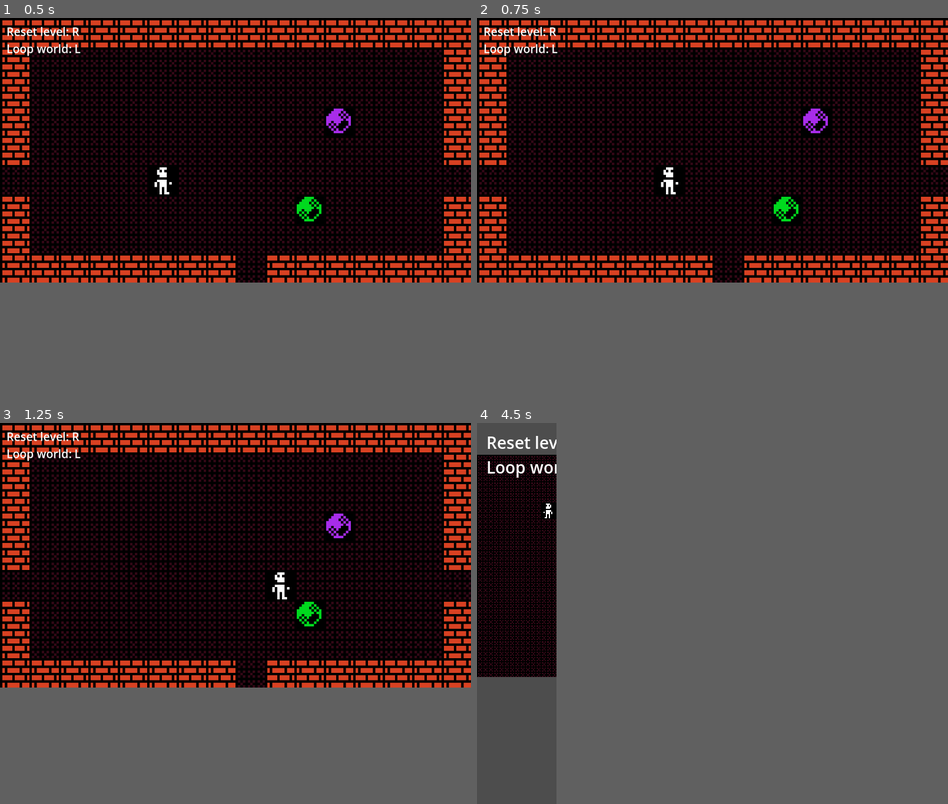
Above: before the commit, frames 1-4 (two rows, left to right).
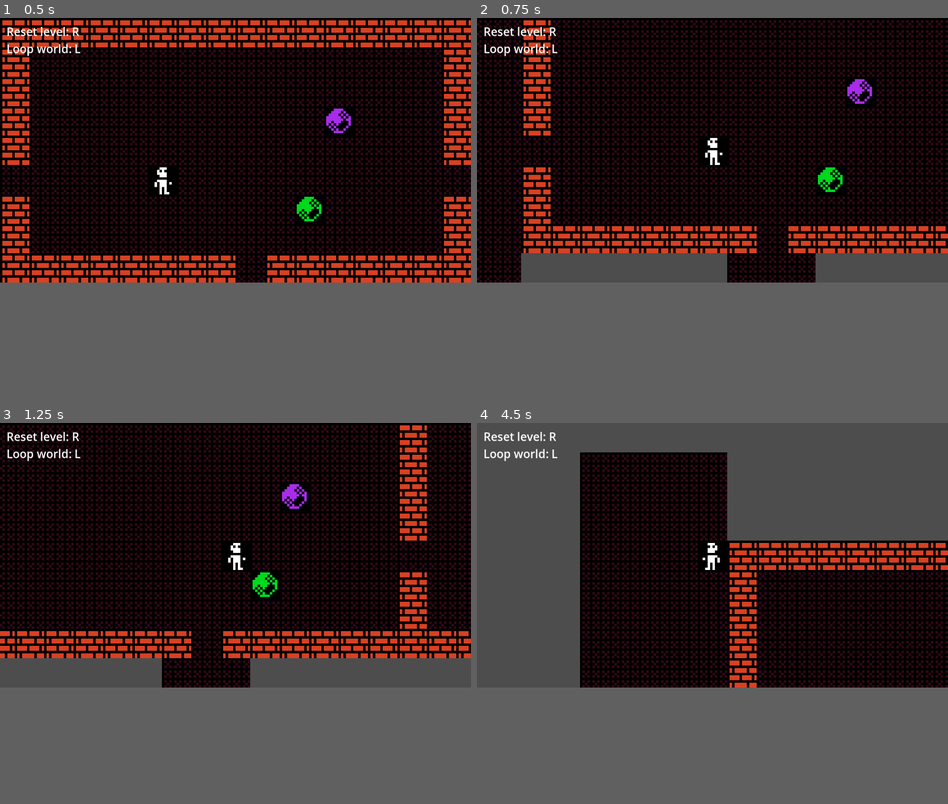
Above: after the commit, the same moments.

Repository: janhrastnik/gmtk2025
Game: Godot game, scene res://scenes/room_resolution_test.tscn
Two runs of this game, one before a commit and one after it. Both use one fixed random seed, a clock stepped at 60 frames per second and the inputs below.
Inputs:
- Up to frame 1 (0.5 s): no input
- Up to frame 2 (0.75 s): tap Enter at 0.5 s; hold D (right) from 0.53 s (still down); hold C (camera_toggle) from 0.53 s (still down)
- Up to frame 3 (1.25 s): keep holding D (right); keep holding C (camera_toggle)
- Up to frame 4 (4.5 s): release D (right) at 1.28 s; release C (camera_toggle) at 1.28 s; hold S (down) 1.28-2.03 s; tap C (camera_toggle) at 1.35, 2.3, 2.85 s; tap R (reset) at 2, 2.75 s; hold D (right) 2.03-2.78 s; hold L (loop) 2.03-2.78 s; hold W (up) 2.78-3.53 s; hold C (camera_toggle) 3.53-4.28 s; hold A (left) from 3.53 s (still down); tap L (loop) at 4.35 s
In our replay, in frame 4 the window is 135x648 before the commit and 800x450 after it. These sizes can differ from the game's own. Grey fills any space a smaller window leaves; there, only what the larger window draws over its background counts as a difference.

Frame 1 is identical in both runs. In frame 2, 27% of the frame differs, in the area x 0-100%, y 0-70%; in frame 3, 27%; in frame 4, 44%.

Commit message:
camera toggle for development

Diff:
--- a/scenes/Lab_world.tscn
+++ b/scenes/Lab_world.tscn
@@ -135,7 +135,6 @@
 [node name="GateOneReq" parent="top_1" instance=ExtResource("9_24gry")]
 position = Vector2(1008, -120)
 event_name = "top_1"
-level_name = "top_1"
 
 [node name="bot_1" type="Node" parent="."]
 
--- a/scenes/player/player.gd
+++ b/scenes/player/player.gd
@@ -95,6 +95,19 @@
 	if event.is_action_pressed("loop"):
 		GameData.loop_events.emit()
 
+	if event.is_action_pressed("camera_toggle"):
+		# print("foo")
+		if camera.enabled:
+			camera.enabled = false
+			if GameData.world_camera:
+				GameData.world_camera.camera.enabled = true
+				GameData.world_camera.adjust_camera_to_level(current_level.position, current_level.level_shape.size)
+		else:
+			camera.enabled = true
+			camera.zoom = Vector2(6, 6)
+			get_window().content_scale_size = Vector2(1152, 648)
+			if GameData.world_camera:
+				GameData.world_camera.camera.enabled = false
 
 func check_collisions():
 	if GameData.world_tilemap:
--- a/scenes/singleton/game_data.gd
+++ b/scenes/singleton/game_data.gd
@@ -1,6 +1,7 @@
 extends Node
 
 var world_tilemap: TileMapLayer = null
+var world_camera: WorldCamera = null
 
 signal global_events(event_name: String)
 signal loop_events
--- /dev/null
+++ b/scenes/vfx/vfx_layer.tscn
@@ -0,0 +1,3 @@
+[gd_scene format=3 uid="uid://cyb3tqd7mejxv"]
+
+[node name="VfxLayer" type="CanvasLayer"]
--- a/scenes/world_camera.gd
+++ b/scenes/world_camera.gd
@@ -5,6 +5,7 @@
 
 func _ready() -> void:
 	#GameData.player_move_events.connect(adjust_camera)
+	GameData.world_camera = self
 	GameData.camera_move_events.connect(adjust_camera_to_level)
 	pass
 
@@ -18,6 +19,9 @@
 	# camera is default zoomed in on 192x108
 
 	# print("camera adjust call")
+
+	if not camera.enabled:
+		return
 
 	var x_coef = 1152/level_size.x
 	var y_coef = 648/level_size.y
